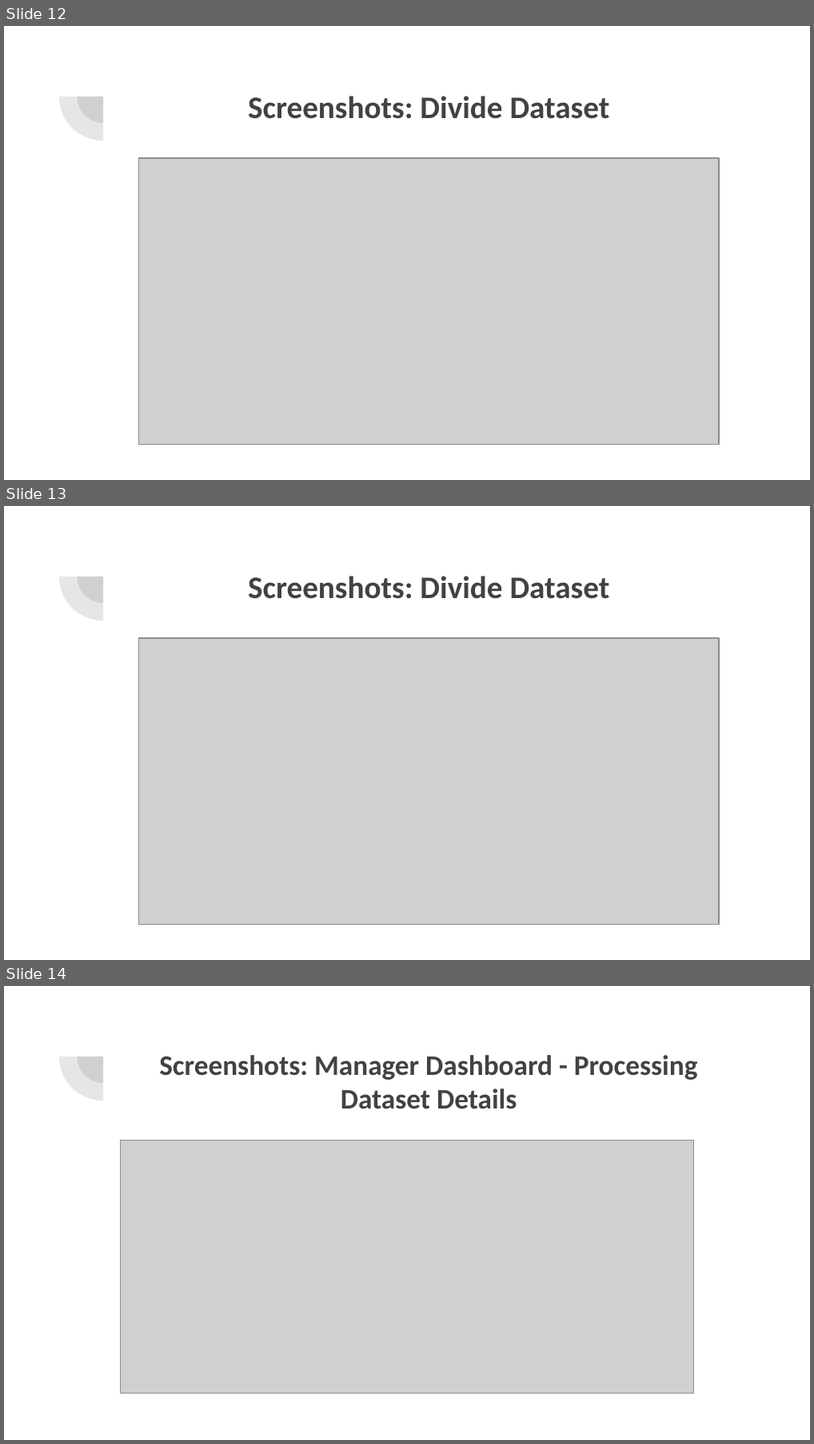
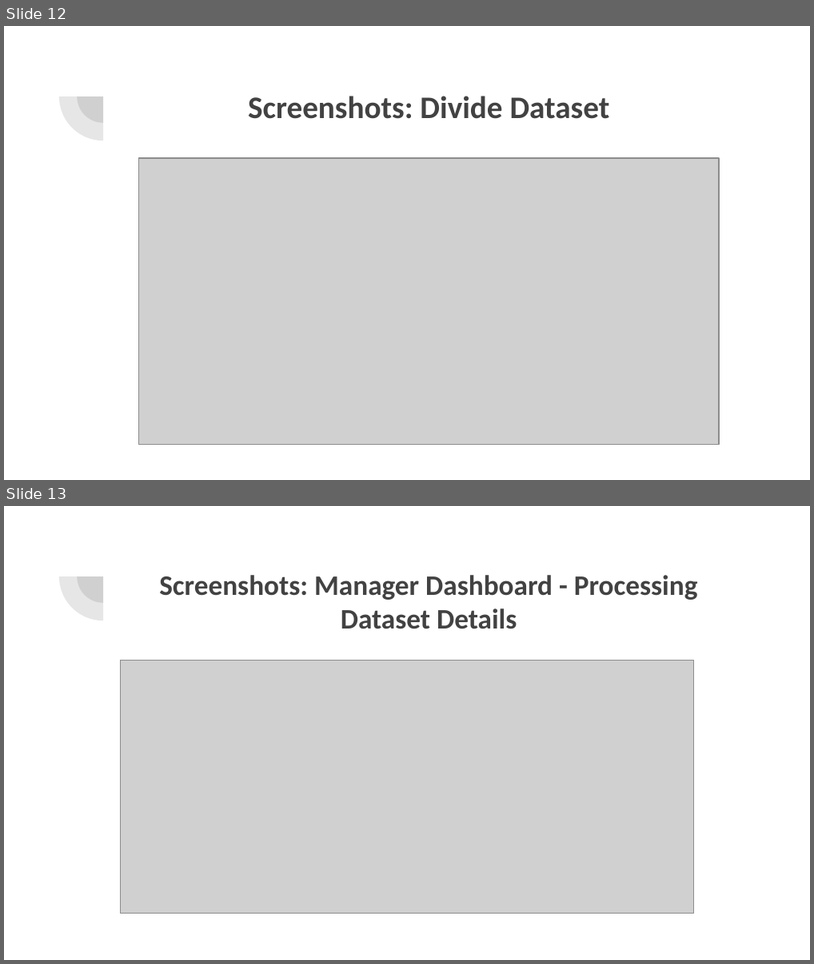
Before and after one commit to 10soon/dfs_project, a slide deck: Data Foundation Systems - Final Eval.pptx. Shown one above the other, each under a label of ours: slides 12, 13 and 14 before the commit, slides 12 and 13 after it. The pictures are 814x1444 and 814x964 pixels, drawn with LibreOffice and Linux fonts; fonts in the diff are those of the drawing; grey boxes stand for pictures. Boxes give left, top, right and bottom in pixels: in the first picture for what was removed or moved away, otherwise in the second. Text is boxed around its words. In the diff, an @@ line names an element or a change of style, - is before the commit and + after.

Commit message:
minor ppt change

```diff
--- a/Data Foundation Systems - Final Eval.pptx
+++ b/Data Foundation Systems - Final Eval.pptx
@@ slide 13 removed at (4,506,810,960), background #FFFFFF; not listed: 2 template elements that a slide beside it also shows @@
@@ title removed at (248,576,610,599) @@
-Screenshots: Divide Dataset
@@ picture removed at (138,638,719,924) @@
@@ what was slide 14 is now slide 13 @@
```
